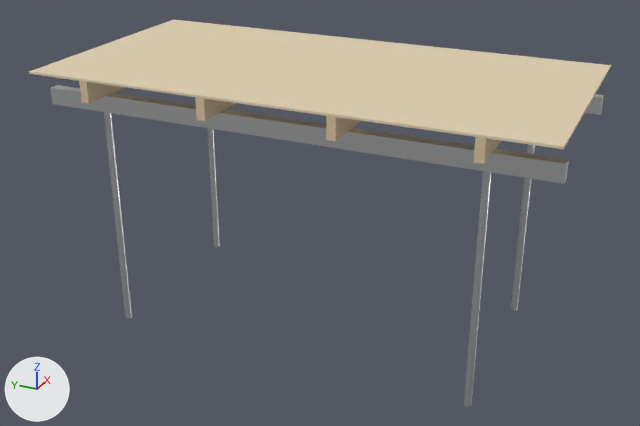
Renders of the glTF model modules/assets/internal/models/plant/plant.temporary.table_form.glb from each side of a commit.
The view is the same before and after, from a 50 mm camera at (-7.31, -3.26, 4.8) aimed at (-0.07, 0.0, 1.17). The axes (+X, +Y, +Z) are drawn at lower left. The lights are the same throughout. The picture after the commit comes second.

In view in the first picture: 'main__aluminium', 'main__plywood', 'main__softwood', 'main__steel_galvanised'.
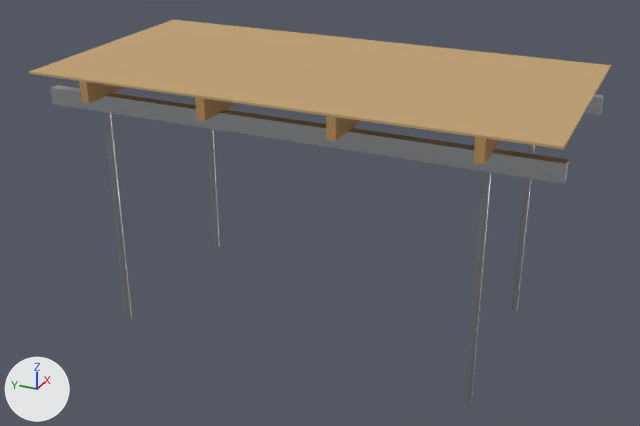
Boxes (x1, y1, x2, y2) around the edits, measured in the pictures (640 x 426 px):
```json
{"object": "main__plywood", "change": "recoloured", "before": [29, 19, 611, 149], "after": [29, 19, 611, 149], "on screen": "beige to brown"}
{"object": "main__softwood", "change": "recoloured", "before": [79, 81, 501, 164], "after": [79, 81, 501, 164]}
```

The change, as JSON lines over the scene's bpy script:
```json
{"op": "set", "path": "mat_plywood.base_color", "old": "(0.76, 0.63, 0.44)", "new": "(0.538, 0.355, 0.163)", "note": "beige #e2d0b1 -> brown #c2a170"}
{"op": "set", "path": "mat_softwood.base_color", "old": "(0.72, 0.56, 0.36)", "new": "(0.477, 0.274, 0.106)", "note": "beige #ddc5a2 -> orange #b88f5c"}
```
